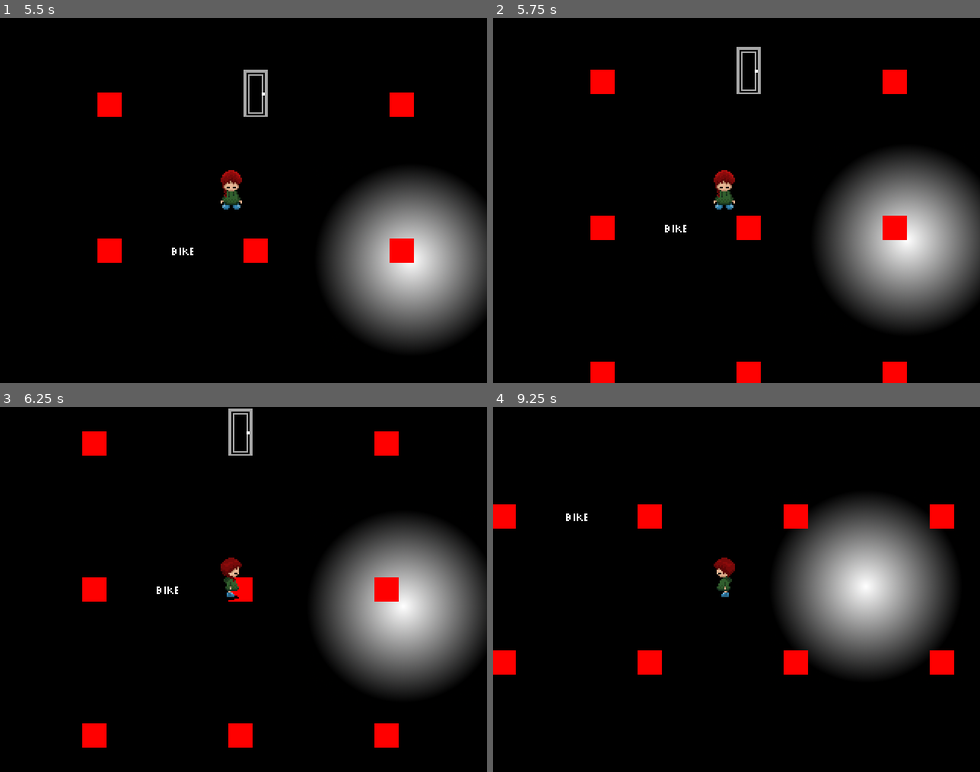
Above: before the commit, frames 1-4 (two rows, left to right).
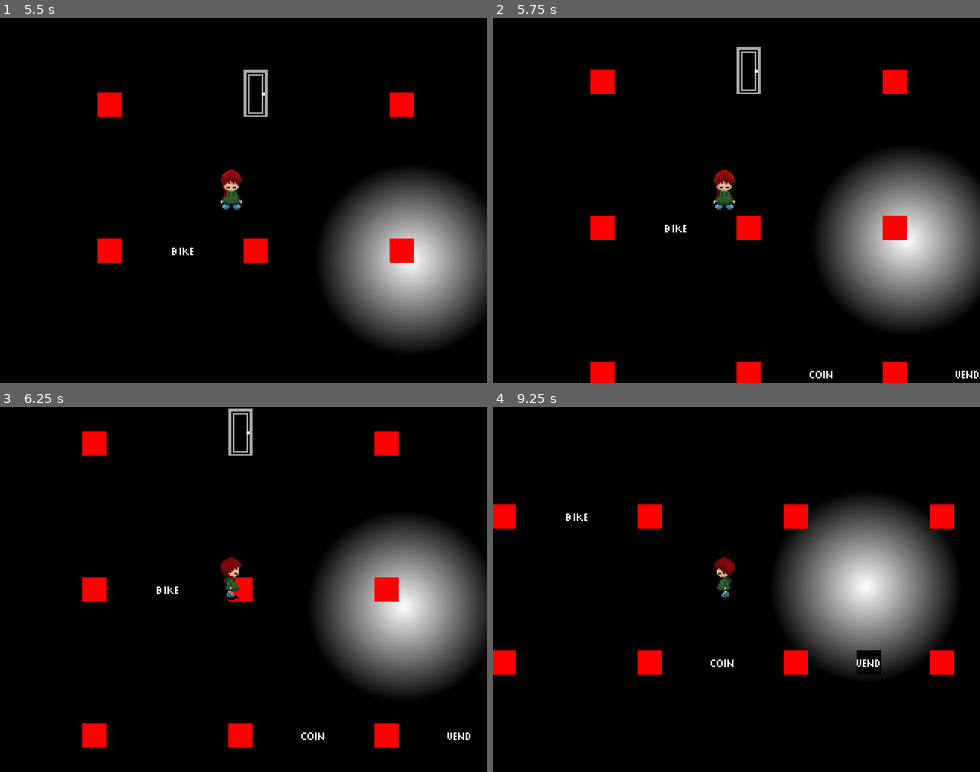
Above: after the commit, the same moments.

Repository: libre-nikki-devs/libre-nikki
Game: Godot game, scene res://scenes/maps/nexus.tscn
The game is run twice, just before and just after one commit, with the same random seed, the same clock (stepped at 60 frames per second) and the same inputs. This scene is started directly instead of the project's main scene. Sound files missing from this copy of the repository are replaced by a short silence.
Inputs (mouse positions are in pixels of both pictures, inside the frame that each line leads up to):
- Up to frame 1 (5.5 s): tap Enter (ui_accept) at 0.5, 0.77, 1.52, 3.02, 3.77, 4.52 s; move the mouse to (350, 182) at 0.52 s; hold Right (ui_right) 0.53-1.28 s; hold O (mapshot) 0.53-1.28 s; click (350, 182) at 0.67 s; move the mouse to (146, 218) at 1.27 s; hold Down (ui_down) 1.28-2.03 s; tap O (mapshot) at 1.35, 2.85, 4.35 s; move the mouse to (292, 120) at 2.02 s; hold Right (ui_right) 2.03-2.78 s; hold O (mapshot) 2.03-2.78 s; move the mouse to (219, 273) at 2.77 s; hold F (fast_forward) 2.78-3.53 s; click (219, 273) at 2.92 s; move the mouse to (389, 255) at 3.52 s; hold O (mapshot) 3.53-4.28 s; hold Left (ui_left) 3.53-5.03 s; move the mouse to (97, 145) at 4.27 s; move the mouse to (267, 200) at 5.02 s; hold Down (ui_down) from 5.03 s (still down); hold O (mapshot) from 5.03 s (still down); click (267, 200) at 5.17 s
- Up to frame 2 (5.75 s): keep holding Down (ui_down); keep holding O (mapshot)
- Up to frame 3 (6.25 s): move the mouse to (170, 498) at 5.77 s; release Down (ui_down) at 5.78 s; release O (mapshot) at 5.78 s; hold Right (ui_right) from 5.78 s (still down); tap O (mapshot) at 5.85 s; tap Enter (ui_accept) at 6.02 s
- Up to frame 4 (9.25 s): move the mouse to (843, 571) at 6.52 s; release Right (ui_right) at 6.53 s; hold F (fast_forward) 6.53-7.28 s; hold O (mapshot) 6.53-7.28 s; tap Enter (ui_accept) at 6.77, 7.52, 9.02 s; move the mouse to (639, 607) at 7.27 s; hold Right (ui_right) 7.28-8.03 s; tap O (mapshot) at 7.35, 8.85 s; click (639, 607) at 7.42 s; move the mouse to (785, 509) at 8.02 s; hold Down (ui_down) 8.03-8.78 s; hold O (mapshot) 8.03-8.78 s; move the mouse to (712, 662) at 8.77 s; hold Left (ui_left) from 8.78 s (still down)

Frame 1 is identical in both runs. In frame 2, 0.1% of the frame differs, in the area x 65-100%, y 96-99%; in frame 3, 0.1%; in frame 4, 0.4%, in the area x 44-80%, y 66-74%.

Commit message:
Add vending machine test to Nexus

Diff:
--- a/scenes/maps/nexus.tscn
+++ b/scenes/maps/nexus.tscn
@@ -74,6 +74,36 @@
 [sub_resource type="RectangleShape2D" id="RectangleShape2D_2kjem"]
 size = Vector2(16, 16)
 
+[sub_resource type="AtlasTexture" id="AtlasTexture_4ua7i"]
+atlas = ExtResource("9_gkgr5")
+region = Rect2(16, 0, 16, 16)
+
+[sub_resource type="SpriteFrames" id="SpriteFrames_082yb"]
+animations = [{
+"frames": [{
+"duration": 1.0,
+"texture": SubResource("AtlasTexture_4ua7i")
+}],
+"loop": true,
+"name": &"default",
+"speed": 5.0
+}]
+
+[sub_resource type="AtlasTexture" id="AtlasTexture_082yb"]
+atlas = ExtResource("9_gkgr5")
+region = Rect2(16, 16, 16, 16)
+
+[sub_resource type="SpriteFrames" id="SpriteFrames_fmnv3"]
+animations = [{
+"frames": [{
+"duration": 1.0,
+"texture": SubResource("AtlasTexture_082yb")
+}],
+"loop": true,
+"name": &"default",
+"speed": 5.0
+}]
+
 [sub_resource type="RectangleShape2D" id="RectangleShape2D_4ua7i"]
 size = Vector2(16, 16)
 
@@ -151,6 +181,34 @@
 [node name="CollisionShape2D" type="CollisionShape2D" parent="Bike" unique_id=1762549440]
 shape = SubResource("RectangleShape2D_2kjem")
 
+[node name="Coin" type="CharacterBody2D" parent="." unique_id=616975114]
+z_index = 1
+y_sort_enabled = true
+position = Vector2(56, 200)
+collision_layer = 2
+collision_mask = 2
+script = ExtResource("4_8rcjt")
+
+[node name="AnimatedSprite2D" type="AnimatedSprite2D" parent="Coin" unique_id=2059171710]
+sprite_frames = SubResource("SpriteFrames_082yb")
+
+[node name="CollisionShape2D" type="CollisionShape2D" parent="Coin" unique_id=1478171384]
+shape = SubResource("RectangleShape2D_2kjem")
+
+[node name="VendingMachine" type="CharacterBody2D" parent="." unique_id=1264038740]
+z_index = 1
+y_sort_enabled = true
+position = Vector2(152, 200)
+collision_layer = 2
+collision_mask = 2
+script = ExtResource("4_8rcjt")
+
+[node name="AnimatedSprite2D" type="AnimatedSprite2D" parent="VendingMachine" unique_id=412439656]
+sprite_frames = SubResource("SpriteFrames_fmnv3")
+
+[node name="CollisionShape2D" type="CollisionShape2D" parent="VendingMachine" unique_id=1853975407]
+shape = SubResource("RectangleShape2D_2kjem")
+
 [node name="RustedCubesTeleport" type="CharacterBody2D" parent="." unique_id=177971627]
 z_index = 1
 y_sort_enabled = true
@@ -165,4 +223,6 @@
 
 [connection signal="opened" from="Door" to="." method="_on_door_opened"]
 [connection signal="body_interacted" from="Bike" to="." method="_on_bike_body_interacted"]
+[connection signal="body_interacted" from="Coin" to="." method="_on_coin_body_interacted"]
+[connection signal="body_interacted" from="VendingMachine" to="." method="_on_vending_machine_body_interacted"]
 [connection signal="body_interacted" from="RustedCubesTeleport" to="." method="_on_rusted_cubes_teleport_body_interacted"]
--- a/scripts/maps/nexus.gd
+++ b/scripts/maps/nexus.gd
@@ -1,6 +1,10 @@
 extends YumeWorld
 
-@onready var player: YumePlayer = get_node("Sakutsuki")
+
+@onready var player: YumePlayer = $Sakutsuki
+
+@onready var coin: YumeInteractable = get_node_or_null(^"Coin")
+
 
 func _init() -> void:
 	super()
@@ -51,9 +55,23 @@
 		body.equip(YumePlayer.Effect.BIKE)
 
 
+func _on_coin_body_interacted(body: Node2D) -> void:
+	Game.money_panel.raise(100)
+	Game.persistent_data.money += 100
+	coin.queue_free()
+
+
 func _on_rusted_cubes_teleport_body_interacted(body: Node2D) -> void:
 	process_mode = PROCESS_MODE_DISABLED
 	await TransitionHandler.prepare_texture()
 	await RenderingServer.frame_post_draw
 	Game.save_current_scene()
 	Game.change_scene("res://scenes/maps/rusted_cubes_world.tscn")
+
+
+func _on_vending_machine_body_interacted(body: Node2D) -> void:
+	Game.money_panel.raise(-100)
+
+	if Game.persistent_data.money >= 100:
+		Game.persistent_data.health += 1
+		Game.persistent_data.money -= 100
Binary file changed: resources/spritesheets/assets/test.png
